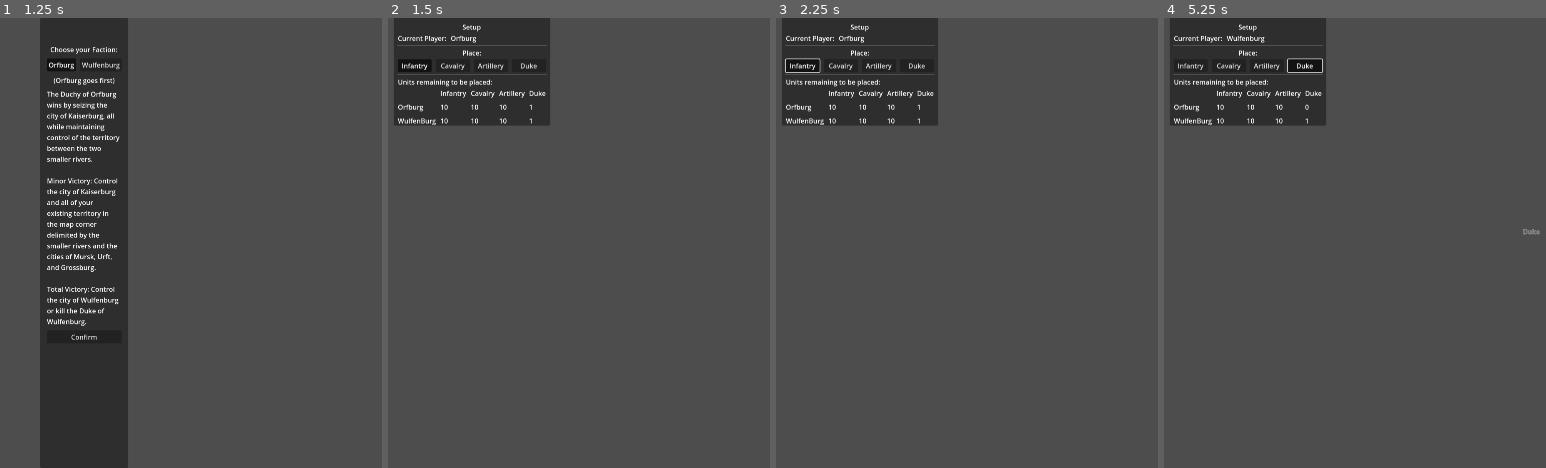
Above: before the commit, frames 1-4 (left to right).
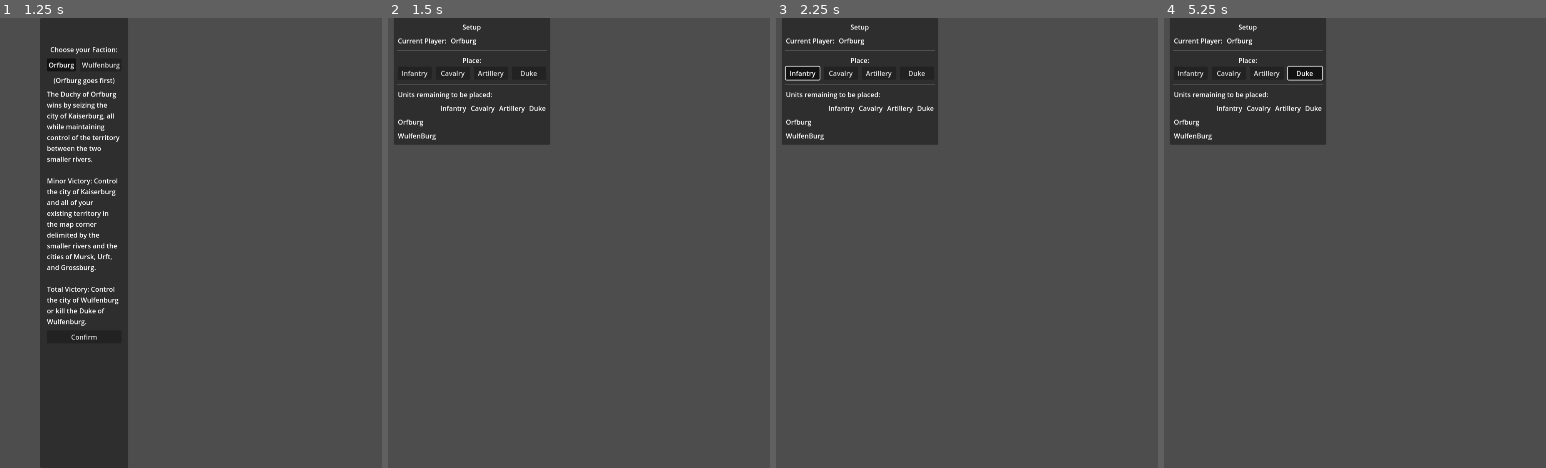
Above: after the commit, the same moments.

Repository: Jayjader/WarOfTheDukes
Game: Godot game, scene res://main_game_scene.tscn
Same seed, same stepped clock (60 frames per second), same inputs: the game is played once before the commit and once after it.
Inputs (mouse positions are in pixels of both pictures, inside the frame that each line leads up to):
- Up to frame 1 (1.25 s): click "New Game" at 0.5 s
- Up to frame 2 (1.5 s): click "Confirm" at 1.25 s
- Up to frame 3 (2.25 s): click "Infantry" at 2 s
- Up to frame 4 (5.25 s): click "Cavalry" at 2.75 s; click "Artillery" at 3.5 s; click "Duke" at 4.25 s; tap Enter at 5 s; move the mouse to (1423, 220) at 5.02 s; hold D from 5.03 s (still down); click (1423, 220) at 5.17 s

Frame 1 is identical in both runs. In frame 2, 3.5% of the frame differs, in the area x 1-43%, y 4-29%; in frame 3, 3.6%; in frame 4, 3.7%, in the area x 1-99%, y 4-49%.
Error before the commit: Invalid access to property or key 'tiles' on a base object of type 'Dictionary'. (res://TileOverlay.gd:198)
Error after the commit: Parse Error: Preload file "res://game_session/setup/unit_root.tscn" does not exist. (res://game_session/setup/setup_root.gd:7)

Commit message:
more work on game setup logic

Diff:
--- a/game_session/setup/setup_root.gd
+++ b/game_session/setup/setup_root.gd
@@ -1,7 +1,10 @@
 extends Control
 
 const Enums = preload("res://enums.gd")
+const Util = preload("res://util.gd")
 const Drawing = preload("res://drawing.gd")
+
+const Unit = preload("res://game_session/setup/unit_root.tscn")
 
 @export var current_player: Enums.Faction = Enums.Faction.Orfburg:
 	set(value):
@@ -52,18 +55,39 @@
 
 
 func choose_tile(tile: Vector2i):
-	print_debug("choose tile %s for unit %s for player %s" % [ tile, selection, current_player ])
+	print_debug("choose tile %s for unit %s for player %s" % [ tile, Enums.Unit.find_key(selection), Enums.Faction.find_key(current_player) ])
 	if selection != null:
 		if selection == Enums.Unit.Duke:
 			pieces[current_player][selection] = tile
 		else:
 			pieces[current_player][selection].append(tile)
 		display_remaining_counts()
+
+		# todo: this might need to be moved into the tile overlay or game
+		# session scene root script and emit a signal here instead.
+		# also we need a camera for many things including panning w/ acceleration, zooming,
+		# easier syncing of different scene's positions and coordinates
+		var unit = Unit.instantiate()
+		add_child(unit)
+		unit.kind = selection as Enums.Unit
+		unit.faction = current_player
+		unit.position = Util.hex_coords_to_pixel(tile, 60)
+
 		current_player = Enums.get_other_faction(current_player)
 		selection = get_first_with_remaining(current_player)
+		match selection:
+			Enums.Unit.Infantry:
+				%Selection/Buttons/Infantry.set_pressed(true)
+			Enums.Unit.Cavalry:
+				%Selection/Buttons/Cavalry.set_pressed(true)
+			Enums.Unit.Artillery:
+				%Selection/Buttons/Artillery.set_pressed(true)
+			Enums.Unit.Duke:
+				%Selection/Buttons/Duke.set_pressed(true)
 		queue_redraw()
 
 func _draw():
+	pass
 	# todo: this might need to be moved into the tile overlay or else we need
 	# to find another way of knowing the hex size for the hex_to_pix conversion
 	# options:
@@ -72,13 +96,13 @@
 	#	  when editing the map data (which doesn't involve drawing units
 	#	  anyways), so we won't be specifying the hex size anywhere outside the
 	#	  overlay
-	for faction in [Enums.Faction.Orfburg, Enums.Faction.Wulfenburg]:
-		var duke = pieces[faction][Enums.Unit.Duke]
-		if duke != null:
-			Drawing.draw_unit_name(self, Enums.Unit.Duke, faction, duke)
-		for kind in [Enums.Unit.Infantry, Enums.Unit.Cavalry, Enums.Unit.Artillery]:
-			for hex_in_axial in pieces[faction][kind]:
-				Drawing.draw_unit_name(self, kind, faction, hex_in_axial)
+	#for faction in [Enums.Faction.Orfburg, Enums.Faction.Wulfenburg]:
+	#	var duke = pieces[faction][Enums.Unit.Duke]
+	#	if duke != null:
+	#		Drawing.draw_unit_name(self, Enums.Unit.Duke, faction, duke)
+	#	for kind in [Enums.Unit.Infantry, Enums.Unit.Cavalry, Enums.Unit.Artillery]:
+	#		for hex_in_axial in pieces[faction][kind]:
+	#			Drawing.draw_unit_name(self, kind, faction, hex_in_axial)
 
 func _ready():
 	display_remaining_counts()
--- a/game_session/setup/setup_root.tscn
+++ b/game_session/setup/setup_root.tscn
@@ -29,6 +29,7 @@
 theme_override_constants/margin_left = 10
 theme_override_constants/margin_top = 10
 theme_override_constants/margin_right = 10
+theme_override_constants/margin_bottom = 10
 
 [node name="HBox" type="HBoxContainer" parent="PanelContainer/Margins"]
 layout_mode = 2
@@ -36,6 +37,7 @@
 
 [node name="VBox" type="VBoxContainer" parent="PanelContainer/Margins/HBox"]
 layout_mode = 2
+theme_override_constants/separation = 10
 
 [node name="Title" type="Label" parent="PanelContainer/Margins/HBox/VBox"]
 layout_mode = 2
@@ -145,15 +147,19 @@
 
 [node name="OrfburgInfantry" type="Label" parent="PanelContainer/Margins/HBox/VBox/UnitRemainingCounts"]
 layout_mode = 2
+horizontal_alignment = 2
 
 [node name="OrfburgCavalry" type="Label" parent="PanelContainer/Margins/HBox/VBox/UnitRemainingCounts"]
 layout_mode = 2
+horizontal_alignment = 2
 
 [node name="OrfburgArtillery" type="Label" parent="PanelContainer/Margins/HBox/VBox/UnitRemainingCounts"]
 layout_mode = 2
+horizontal_alignment = 2
 
 [node name="OrfburgDuke" type="Label" parent="PanelContainer/Margins/HBox/VBox/UnitRemainingCounts"]
 layout_mode = 2
+horizontal_alignment = 2
 
 [node name="Wulfenburg" type="Label" parent="PanelContainer/Margins/HBox/VBox/UnitRemainingCounts"]
 layout_mode = 2
@@ -161,12 +167,16 @@
 
 [node name="WulfenburgInfantry" type="Label" parent="PanelContainer/Margins/HBox/VBox/UnitRemainingCounts"]
 layout_mode = 2
+horizontal_alignment = 2
 
 [node name="WulfenburgCavalry" type="Label" parent="PanelContainer/Margins/HBox/VBox/UnitRemainingCounts"]
 layout_mode = 2
+horizontal_alignment = 2
 
 [node name="WulfenburgArtillery" type="Label" parent="PanelContainer/Margins/HBox/VBox/UnitRemainingCounts"]
 layout_mode = 2
+horizontal_alignment = 2
 
 [node name="WulfenburgDuke" type="Label" parent="PanelContainer/Margins/HBox/VBox/UnitRemainingCounts"]
 layout_mode = 2
+horizontal_alignment = 2
